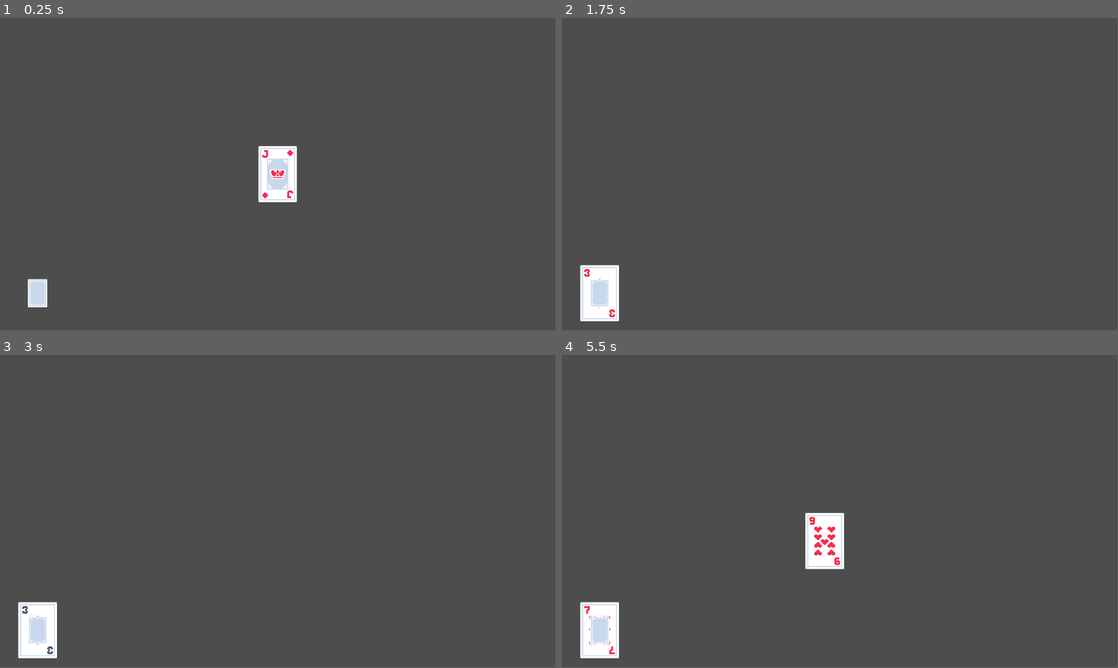
Above: before the commit, frames 1-4 (two rows, left to right).
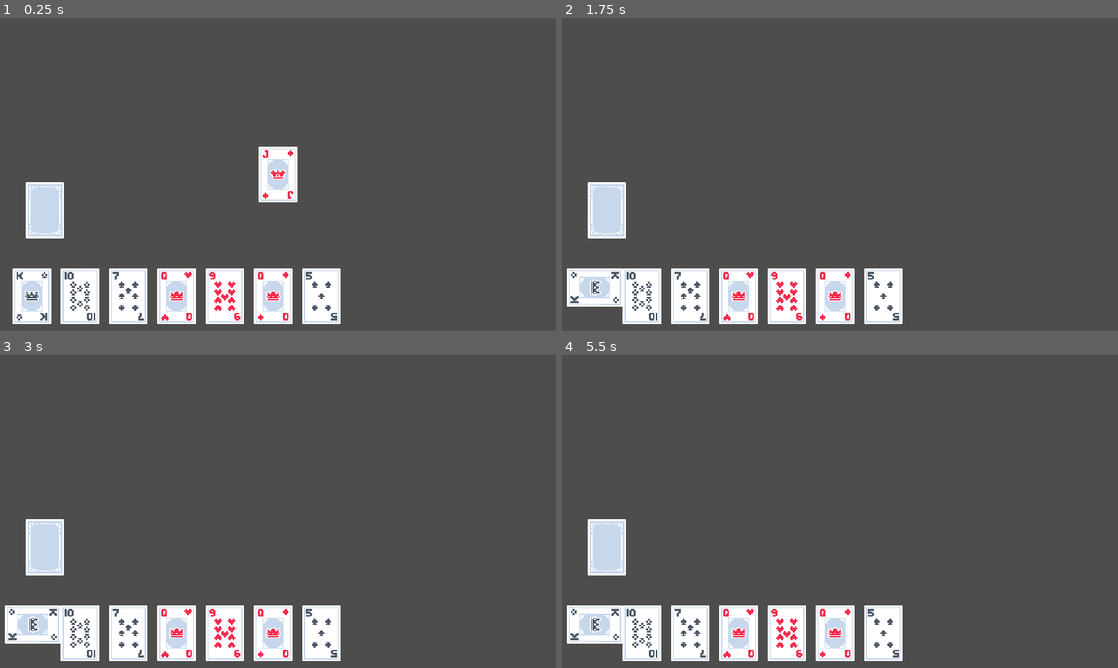
Above: after the commit, the same moments.

Repository: campavao/card-boxing
Game: Godot game, scene res://main.tscn
Two runs of this game, one before a commit and one after it. Both use one fixed random seed, a clock stepped at 60 frames per second and the inputs below.
Inputs (mouse positions are in pixels of both pictures, inside the frame that each line leads up to):
- Up to frame 1 (0.25 s): no input
- Up to frame 2 (1.75 s): tap Enter at 0.5 s; hold Right (ui_right) 0.53-1.28 s; click (840, 174) at 0.67 s; move the mouse to (600, 293) at 1.27 s; hold Down (ui_down) from 1.28 s (still down); click (600, 293) at 1.42 s
- Up to frame 3 (3 s): tap Space at 2 s; release Down (ui_down) at 2.03 s; hold Right (ui_right) 2.03-2.78 s; click (38, 630) at 2.17 s; tap Enter at 2.75 s; hold Up (ui_up) from 2.78 s (still down); click (38, 630) at 2.92 s
- Up to frame 4 (5.5 s): tap Space at 3.5, 5 s; release Up (ui_up) at 3.53 s; hold Left (ui_left) 3.53-5.03 s; click (600, 630) at 3.67 s; tap Enter at 4.25 s; click (600, 630) at 4.42 s; hold Down (ui_down) from 5.03 s (still down); click (600, 630) at 5.17 s
The window is 799x449 before the commit and 800x450 after it. Grey fills any space a smaller window leaves; there, only what the larger window draws over its background counts as a difference.

The runs differ from the first frame. In frame 1, 10% of the frame differs, in the area x 2-62%, y 40-98%; in frame 2, 9.8%; in frame 3, 9.8%; in frame 4, 11%, in the area x 0-62%, y 50-98%.

Commit message:
create hand

Diff:
--- a/Card.gd
+++ b/Card.gd
@@ -66,7 +66,7 @@
 
 
 func follow_mouse():
-	position = get_global_mouse_position()
+	global_position = get_global_mouse_position()
 
 var placement_area: Array[Area2D] = []
 
--- /dev/null
+++ b/Hand.gd
@@ -0,0 +1,23 @@
+extends Node2D
+class_name Hand
+
+@onready var card_node: PackedScene = preload("res://card.tscn")
+
+var cards: Array[Global.ActiveCard] = []
+
+@export var CARD_BUFFER_LENGTH = 50
+
+func _process(_delta):
+	if cards.size() > 0 and %Path.get_child_count() != cards.size():
+		show_cards()
+
+func show_cards():
+	var start = 0
+	for card in cards:
+		var addable_card = card_node.instantiate()
+		addable_card.number = card.number
+		addable_card.suit = card.suit
+		addable_card.position.x = start
+		addable_card.adjust_zones(true)
+		%Path.add_child(addable_card)
+		start += CARD_BUFFER_LENGTH
--- a/cardzone.gd
+++ b/cardzone.gd
@@ -90,7 +90,7 @@
 	if area is CardZone and area != self and area.parent.is_placed:
 		print('other area found')
 		area.other_parents.append(parent)
-		if other_parents.size() > 0:
+		if other_parents.size() > 0 and area.other_parents:
 			area.other_parents.append_all(other_parents)
 
 		queue_free()
--- a/deck.gd
+++ b/deck.gd
@@ -4,11 +4,14 @@
 
 @export var default_spot: Marker2D
 
-var deck = []
+@onready var hand := $"../Hand"
+
+var deck: Array[Global.ActiveCard] = []
 
 func _ready():
 	reset_deck()
 	place_card(true)
+	populate_hand()
 
 
 
@@ -19,10 +22,9 @@
 func reset_deck():
 	for suit in Global.SUIT_INDEX:
 		for number in Global.NUMBER_INDEX:
-			var card = {
-				"number": number,
-				"suit": suit
-			}
+			var card = Global.ActiveCard.new()
+			card.number = number
+			card.suit = suit
 			deck.append(card)
 
 func place_card(is_first_card: bool):
@@ -39,3 +41,8 @@
 
 	var remove_card_index = deck.find(next_card)
 	deck.remove_at(remove_card_index)
+
+func populate_hand():
+	for _index in 7:
+		var next_card = deck.pick_random()
+		hand.cards.append(next_card)
--- /dev/null
+++ b/hand.tscn
@@ -0,0 +1,17 @@
+[gd_scene load_steps=3 format=3 uid="uid://cicgkir7ms26o"]
+
+[ext_resource type="Script" path="res://Hand.gd" id="1_37l05"]
+
+[sub_resource type="Curve2D" id="Curve2D_0etk2"]
+_data = {
+"points": PackedVector2Array(0, 0, 0, 0, 50, 0, 0, 0, 0, 0, 550, 0)
+}
+point_count = 2
+
+[node name="Hand" type="Node2D"]
+script = ExtResource("1_37l05")
+
+[node name="Path" type="Path2D" parent="."]
+unique_name_in_owner = true
+scale = Vector2(2, 2)
+curve = SubResource("Curve2D_0etk2")
--- a/main.tscn
+++ b/main.tscn
@@ -1,7 +1,8 @@
-[gd_scene load_steps=3 format=3 uid="uid://ka8u2qp71805"]
+[gd_scene load_steps=4 format=3 uid="uid://ka8u2qp71805"]
 
 [ext_resource type="PackedScene" uid="uid://rdaagd01p35o" path="res://deck.tscn" id="1_vdhe0"]
 [ext_resource type="Script" path="res://MouseCamera.gd" id="2_ss2sv"]
+[ext_resource type="PackedScene" uid="uid://cicgkir7ms26o" path="res://hand.tscn" id="3_8ts7g"]
 
 [node name="Main" type="Node2D"]
 
@@ -18,5 +19,9 @@
 [node name="UI" type="CanvasLayer" parent="."]
 
 [node name="Deck" parent="UI" node_paths=PackedStringArray("default_spot") instance=ExtResource("1_vdhe0")]
-position = Vector2(78, 571)
+position = Vector2(93, 398)
+scale = Vector2(2, 2)
 default_spot = NodePath("../../FirstSpot")
+
+[node name="Hand" parent="UI" instance=ExtResource("3_8ts7g")]
+position = Vector2(66, 576)
--- a/project.godot
+++ b/project.godot
@@ -18,6 +18,10 @@
 [autoload]
 
 Global="*res://global.gd"
+
+[display]
+
+window/stretch/mode="canvas_items"
 
 [input]
 
